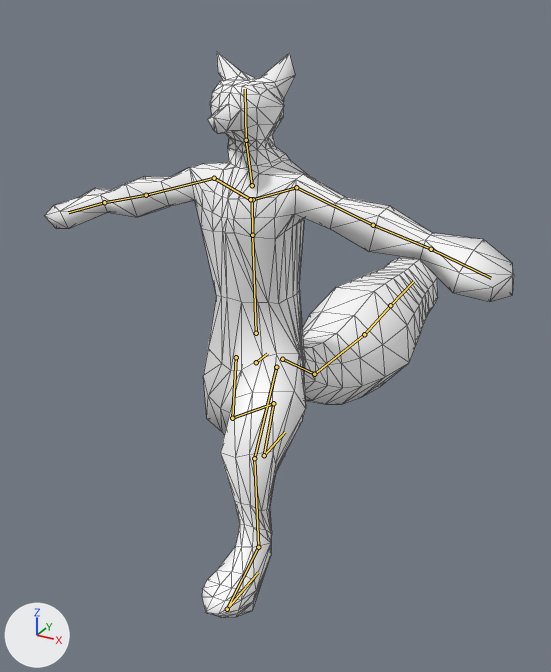
Before and after pictures for a commit that changed the glTF model models/manual_animation.glb.
Both versions are drawn from a 50 mm camera at (1.46, -2.48, 2.3) aimed at (-0.14, 0.42, 0.85). The axes (+X, +Y, +Z) are drawn at lower left. The lights are the same throughout. The first picture is the older version. Both versions are drawn at frame 16 of the action 'run'; the numbers are the values there. The bones that change, and the others that lie on the model, are drawn over the model as lines. Mesh edges are drawn as thin lines.
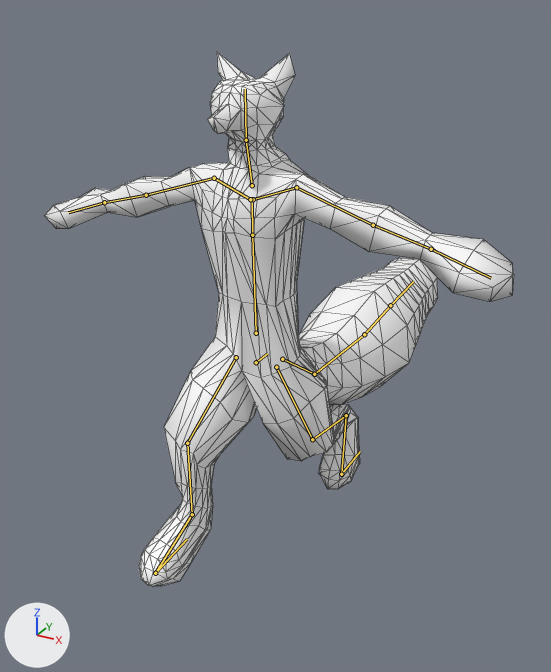
Where the change shows, as pixel boxes [x1, y1, x2, y2] in the pictures (551 x 672 px):
```json
{"object": "Cube.001", "change": "posed", "before": [44, 52, 514, 618], "after": [44, 52, 514, 586]}
{"bone": "Left leg", "before": "(276, 367) to (254, 458)", "after": "(276, 367) to (312, 439)"}
{"bone": "Left knee", "before": "(254, 458) to (258, 547)", "after": "(312, 439) to (346, 415)"}
{"bone": "Left ankle", "before": "(258, 547) to (227, 609)", "after": "(346, 415) to (341, 474)"}
{"bone": "Right leg", "before": "(236, 357) to (232, 418)", "after": "(236, 357) to (187, 443)"}
{"bone": "Right knee", "before": "(232, 418) to (273, 403)", "after": "(187, 443) to (192, 514)"}
{"bone": "Right ankle", "before": "(273, 403) to (264, 455)", "after": "(192, 514) to (155, 573)"}
```

Edits to the scene script, one JSON object a line:
```json
{"block": "bone_left_leg", "where": "bone_left_leg = bpy.data.objects['Armature (Mecha g)'].pose.bones['Left leg']  # child of 'Hips'"}
{"op": "set", "path": "bone_left_leg.rotation_quaternion", "old": "(0.952, -0.296, -0.078, 0.002)", "new": "(0.954, 0.297, 0.018, -0.038)", "note": "degrees (-35, -9, 3) -> degrees (35, 3, -3)"}
{"block": "bone_left_knee", "where": "bone_left_knee = bpy.data.objects['Armature (Mecha g)'].pose.bones['Left knee']  # child of 'Left leg'"}
{"op": "set", "path": "bone_left_knee.rotation_quaternion", "old": "(0.997, -0.073, -0.012, -0.016)", "new": "(0.999, 0.048, 0.01, 0.012)", "note": "degrees (-8, -2, -2) -> degrees (6, 1, 1)"}
{"block": "bone_left_ankle", "where": "bone_left_ankle = bpy.data.objects['Armature (Mecha g)'].pose.bones['Left ankle']  # child of 'Left knee'"}
{"op": "set", "path": "bone_left_ankle.rotation_quaternion", "old": "(0.989, 0.147, 0.0, -0.025)", "new": "(0.995, -0.102, 0.0, 0.018)", "note": "degrees (17, 0, -3) -> degrees (-12, 0, 2)"}
{"block": "bone_right_leg", "where": "bone_right_leg = bpy.data.objects['Armature (Mecha g)'].pose.bones['Right leg']  # child of 'Hips'"}
{"op": "set", "path": "bone_right_leg.rotation_quaternion", "old": "(0.954, 0.3, -0.007, 0.021)", "new": "(0.975, -0.207, 0.078, -0.011)", "note": "degrees (35, -1, 2) -> degrees (-24, 8, -3)"}
{"block": "bone_right_knee", "where": "bone_right_knee = bpy.data.objects['Armature (Mecha g)'].pose.bones['Right knee']  # child of 'Right leg'"}
{"op": "set", "path": "bone_right_knee.rotation_quaternion", "old": "(1.0, 0.008, -0.002, -0.002)", "new": "(0.996, -0.088, 0.014, 0.019)", "note": "degrees (1, 0, 0) -> degrees (-10, 2, 2)"}
{"block": "bone_right_ankle", "where": "bone_right_ankle = bpy.data.objects['Armature (Mecha g)'].pose.bones['Right ankle']  # child of 'Right knee'"}
{"op": "set", "path": "bone_right_ankle.rotation_quaternion", "old": "(1.0, -0.018, 0.0, -0.003)", "new": "(0.984, 0.173, 0.0, 0.028)", "note": "degrees (-2, 0, 0) -> degrees (20, -1, 3)"}
```
